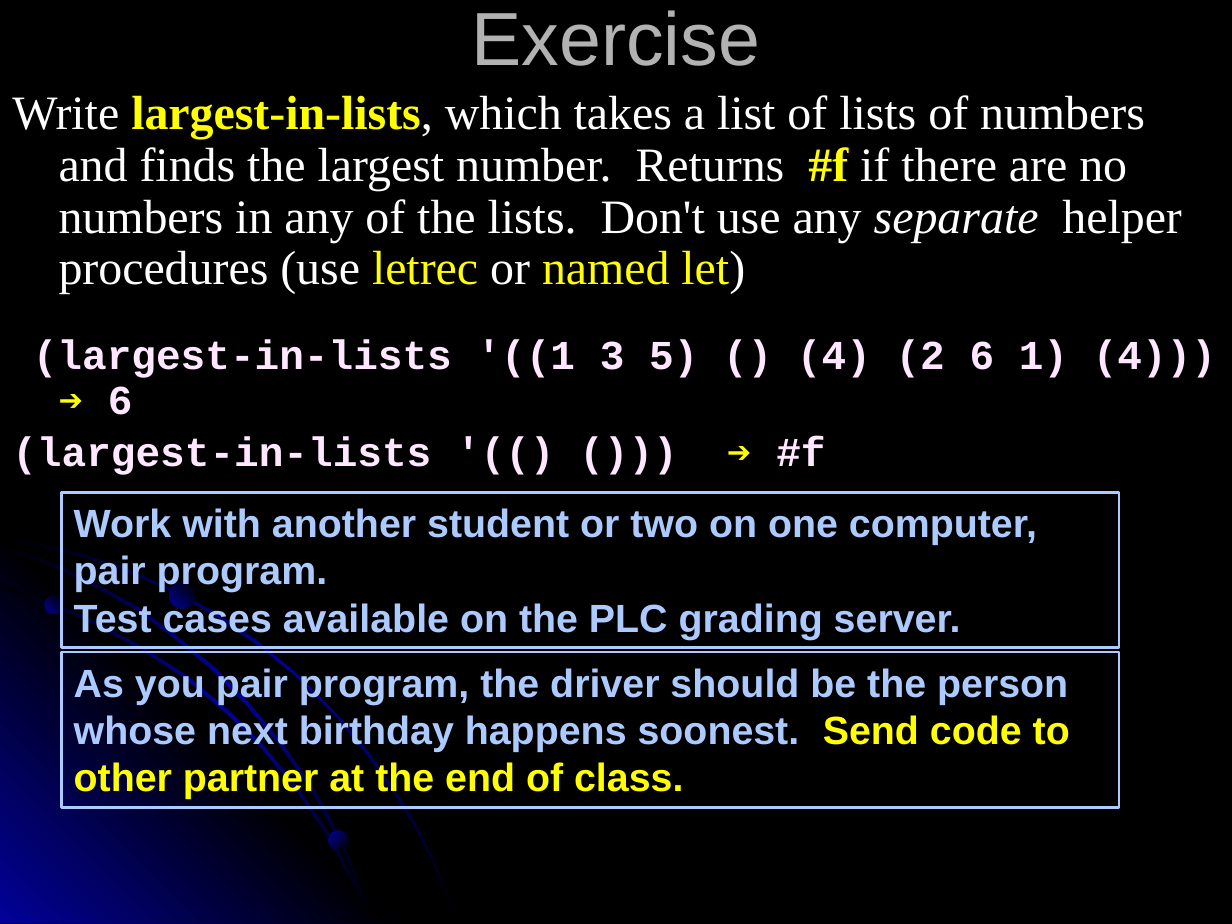
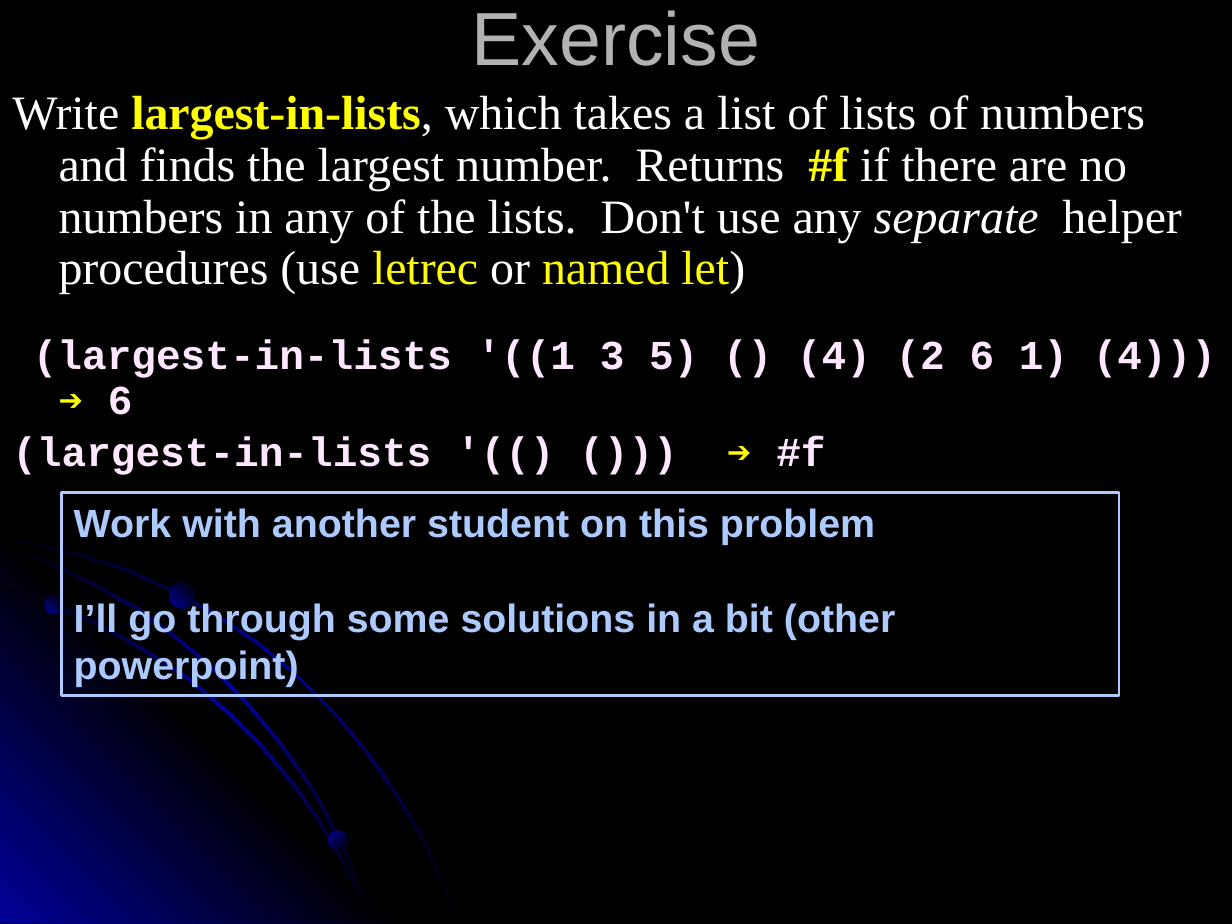
Before and after one commit to RHIT-CSSE/csse304, a slide deck: slide 7 of ClassMaterials/OddsAndEnds/06-OddsAndEnds.pptx. Drawn at 1232x924 pixels with LibreOffice and Linux fonts; fonts in the diff are those of the drawing. Boxes give left, top, right and bottom in pixels: in the first picture for what was removed or moved away, otherwise in the second. Text is boxed around its words. In the diff, an @@ line names an element or a change of style, - is before the commit and + after.

Commit message:
Day 6 lectures

```diff
--- a/ClassMaterials/OddsAndEnds/06-OddsAndEnds.pptx
+++ b/ClassMaterials/OddsAndEnds/06-OddsAndEnds.pptx
@@ rectangle "Work with another student on ...": place and size @@
-rectangle "Work with another student on ..." at bbox=[62, 493, 1119, 648]
+rectangle "Work with another student on ..." at bbox=[62, 493, 1119, 696]
@@ text in rectangle at bbox=[74, 508, 895, 687]: text changed @@
-Work with another student or two on one computer, pair program.
-Test cases available on the PLC grading server.
+Work with another student on this problem
+I’ll go through some solutions in a bit (other powerpoint)
@@ rectangle removed at bbox=[62, 652, 1119, 807] @@
-As you pair program, the driver should be the person whose next birthday happens soonest. Send code to other partner at the end of class.
```
Also in this commit, not shown: 1 slide added, 1 slide removed, 3 other files.
